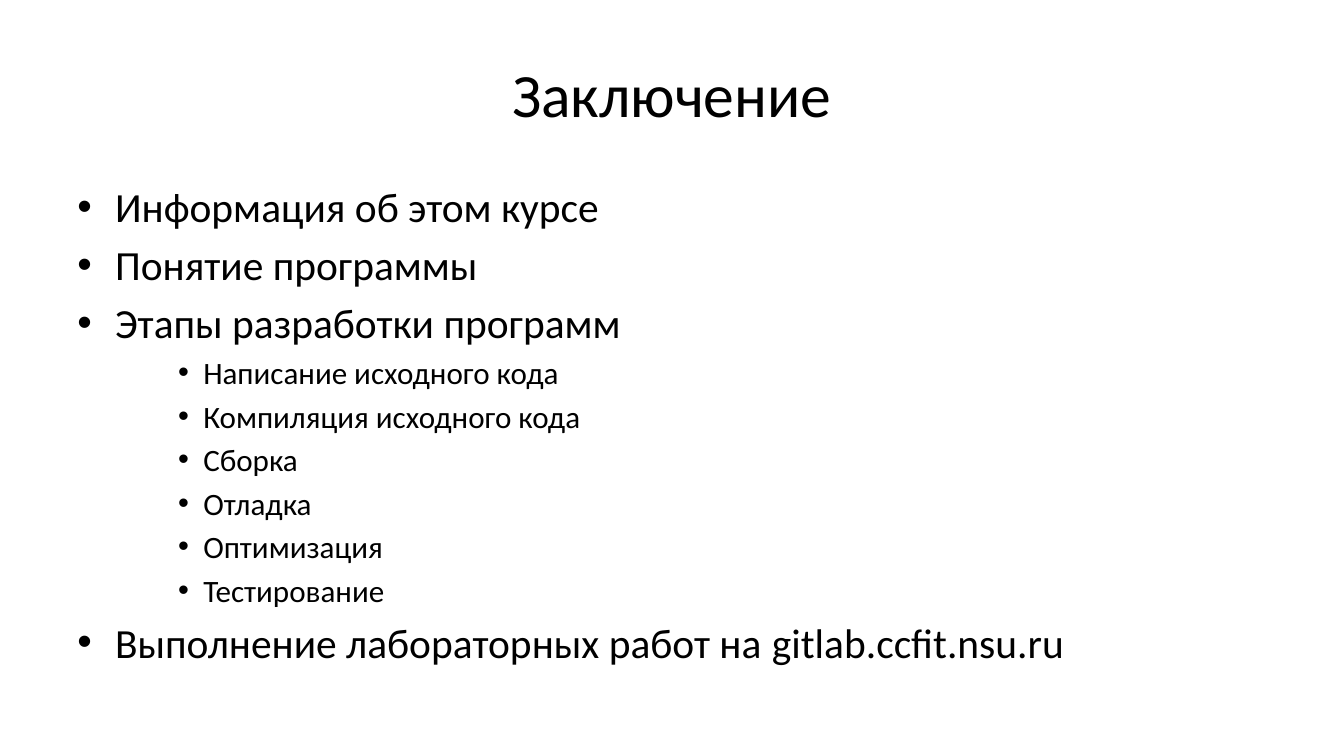
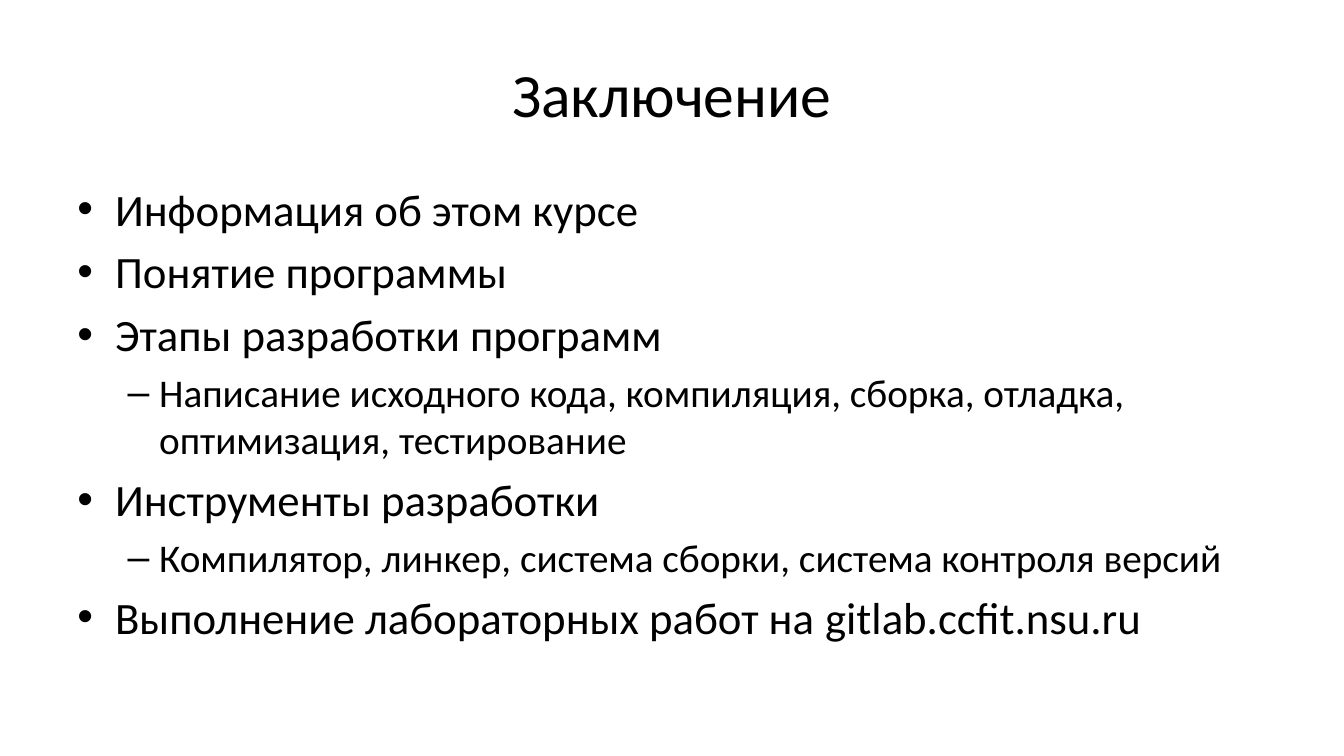
Before and after one commit to Evgueni-Petrov-aka-espetrov/Algorithms-and-Programming-in-C-pptx, a slide deck: slide 74 of 01 Понятие программы.pptx. Drawn at 1344x756 pixels with LibreOffice and Linux fonts; fonts in the diff are those of the drawing. Boxes give left, top, right and bottom in pixels: in the first picture for what was removed or moved away, otherwise in the second. Text is boxed around its words. In the diff, an @@ line names an element or a change of style, - is before the commit and + after.

```diff
--- a/01 Понятие программы.pptx
+++ b/01 Понятие программы.pptx
@@ text at bbox=[115, 195, 1141, 642]: size 29.6 to 32 pt in "Информация об этом курсе", "Понятие программы", "Этапы разработки программ", "Выполнение лабораторных работ на gitlab.ccfit.nsu.ru" @@
@@ text at bbox=[115, 380, 1222, 579]: text changed; size 22.2 to 28 pt @@
-    • Написание исходного кода
-    • Компиляция исходного кода
-    • Сборка
-    • Отладка
-    • Оптимизация
-    • Тестирование
+  – Написание исходного кода, компиляция, сборка, отладка, оптимизация, тестирование
+• Инструменты разработки
+  – Компилятор, линкер, система сборки, система контроля версий
```
Also in this commit, not shown: 32 other slides changed.
